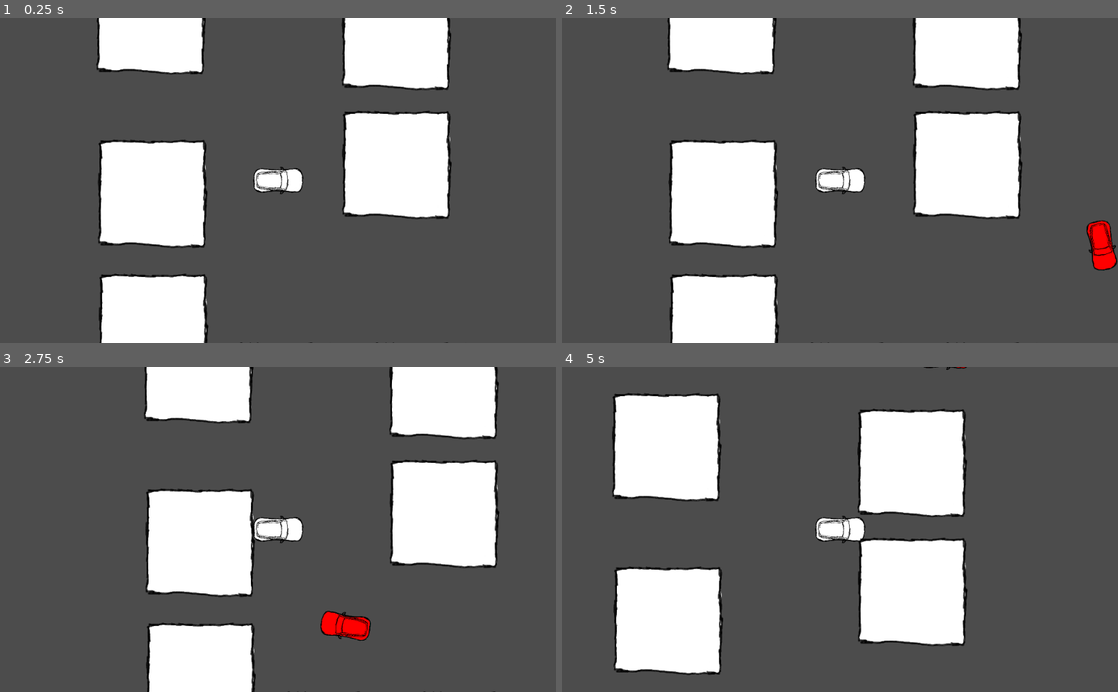
Above: before the commit, frames 1-4 (two rows, left to right).
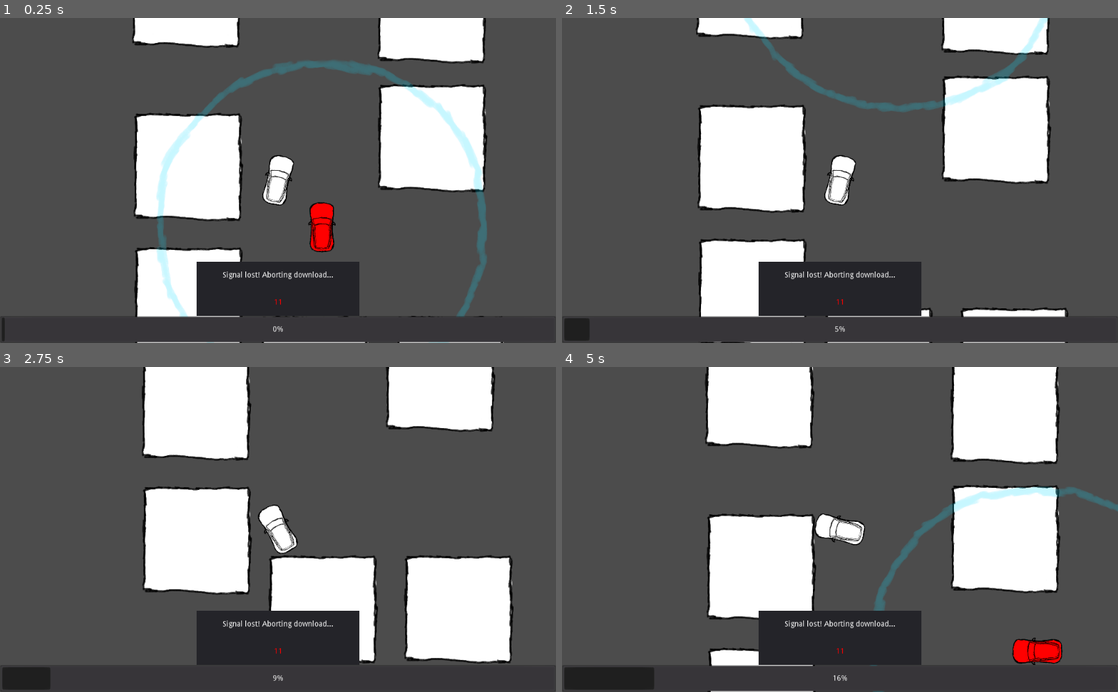
Above: after the commit, the same moments.

Repository: MilanVasko/ludum-dare-49
Game: Godot game, scene res://main.tscn
Two runs of this game, one before a commit and one after it. Both use one fixed random seed, a clock stepped at 60 frames per second and the inputs below.
Inputs:
- Up to frame 1 (0.25 s): no input
- Up to frame 2 (1.5 s): hold D (steer_right) 0.53-1.28 s; hold S (brake) from 1.28 s (still down)
- Up to frame 3 (2.75 s): release S (brake) at 2.03 s; hold D (steer_right) from 2.03 s (still down)
- Up to frame 4 (5 s): release D (steer_right) at 2.78 s; hold W (accelerate) 2.78-3.53 s; hold A (steer_left) from 3.53 s (still down)

The runs differ from the first frame. In frame 1, 31% of the frame differs, in the area x 0-100%, y 0-100%; in frame 2, 31%; in frame 3, 29%; in frame 4, 51%.

Commit message:
Add WiFi signal

Diff:
--- /dev/null
+++ b/ingame_gui/ingame_gui.gd
@@ -0,0 +1,24 @@
+extends Control
+
+onready var aborting_container := $Aborting
+onready var aborting_seconds_remaining := $Aborting/SecondsRemaining
+onready var download_progress_bar := $DownloadProgressBar
+
+func _on_download_resumed() -> void:
+	set_download_active(true)
+
+func _on_download_stopped() -> void:
+	set_download_active(false)
+
+func set_download_active(active: bool) -> void:
+	download_progress_bar.visible = true
+	download_progress_bar.modulate = Color.white if active else Color.darkgray
+	aborting_container.visible = !active
+
+func _on_abort_time_advanced(current_abort_seconds: float, _seconds_to_abort: float) -> void:
+	aborting_seconds_remaining.text = str(int(current_abort_seconds))
+	#print("_on_abort_time_advanced(" + str(current_abort_seconds) + ", " + str(seconds_to_abort) + ")")
+
+func _on_current_download_time_advanced(current_download_time_seconds: float, total_download_time_seconds: float) -> void:
+	download_progress_bar.value = (current_download_time_seconds / total_download_time_seconds) * download_progress_bar.max_value
+	#print("_on_current_download_time_advanced(" + str(current_download_time_seconds) + ", " + str(total_download_time_seconds) + ")")
--- /dev/null
+++ b/ingame_gui/ingame_gui.tscn
@@ -0,0 +1,48 @@
+[gd_scene load_steps=2 format=2]
+
+[ext_resource path="res://ingame_gui/ingame_gui.gd" type="Script" id=1]
+
+[node name="IngameGUI" type="Control" groups=[
+"download_state_subscriber",
+]]
+anchor_right = 1.0
+anchor_bottom = 1.0
+script = ExtResource( 1 )
+__meta__ = {
+"_edit_use_anchors_": false
+}
+
+[node name="Aborting" type="Panel" parent="."]
+anchor_left = 0.5
+anchor_top = 1.0
+anchor_right = 0.5
+anchor_bottom = 1.0
+margin_left = -150.0
+margin_top = -150.0
+margin_right = 150.0
+margin_bottom = -50.0
+
+[node name="Label" type="Label" parent="Aborting"]
+anchor_right = 1.0
+anchor_bottom = 0.5
+text = "Signal lost! Aborting download..."
+align = 1
+valign = 1
+
+[node name="SecondsRemaining" type="Label" parent="Aborting"]
+modulate = Color( 1, 0, 0, 1 )
+anchor_top = 0.5
+anchor_right = 1.0
+anchor_bottom = 1.0
+text = "11"
+align = 1
+valign = 1
+
+[node name="DownloadProgressBar" type="ProgressBar" parent="."]
+anchor_top = 1.0
+anchor_right = 1.0
+anchor_bottom = 1.0
+margin_top = -50.0
+__meta__ = {
+"_edit_use_anchors_": false
+}
--- a/main.tscn
+++ b/main.tscn
@@ -1,9 +1,10 @@
-[gd_scene load_steps=6 format=2]
+[gd_scene load_steps=7 format=2]
 
 [ext_resource path="res://player/player.tscn" type="PackedScene" id=1]
 [ext_resource path="res://building/building.tscn" type="PackedScene" id=2]
 [ext_resource path="res://target/target.tscn" type="PackedScene" id=3]
 [ext_resource path="res://target/path.gd" type="Script" id=4]
+[ext_resource path="res://ingame_gui/ingame_gui.tscn" type="PackedScene" id=5]
 
 [sub_resource type="Curve2D" id=1]
 _data = {
@@ -13,6 +14,8 @@
 [node name="Main" type="Node2D"]
 
 [node name="Player" parent="." instance=ExtResource( 1 )]
+position = Vector2( -327.759, 246.942 )
+rotation = -1.35451
 
 [node name="Building" parent="." instance=ExtResource( 2 )]
 position = Vector2( 1088.18, -144.741 )
@@ -41,9 +44,14 @@
 script = ExtResource( 4 )
 
 [node name="PathFollow2D" type="PathFollow2D" parent="Path2D"]
-position = Vector2( 2484.82, -2462.62 )
-rotation = 1.81086
+position = Vector2( 415.835, 727.879 )
+rotation = -3.1364
+offset = 5313.95
 lookahead = 100.0
 
 [node name="Target" parent="Path2D/PathFollow2D" instance=ExtResource( 3 )]
 rotation = 1.5708
+
+[node name="CanvasLayer" type="CanvasLayer" parent="."]
+
+[node name="IngameGUI" parent="CanvasLayer" instance=ExtResource( 5 )]
--- /dev/null
+++ b/player/phone.gd
@@ -0,0 +1,24 @@
+extends Area2D
+
+var current_download_time_seconds := 0.0
+var total_download_time_seconds = 30.0
+var current_abort_seconds = 0.0
+var seconds_to_abort = 10.0
+var about_to_abort := false
+
+func _process(delta: float) -> void:
+	if about_to_abort:
+		current_abort_seconds -= delta
+		get_tree().call_group("download_state_subscriber", "_on_abort_time_advanced", current_abort_seconds, seconds_to_abort)
+	else:
+		current_download_time_seconds += delta
+		get_tree().call_group("download_state_subscriber", "_on_current_download_time_advanced", current_download_time_seconds, total_download_time_seconds)
+
+func _on_wifi_zone_entered() -> void:
+	about_to_abort = false
+	current_abort_seconds = seconds_to_abort
+	get_tree().call_group("download_state_subscriber", "_on_download_resumed")
+
+func _on_wifi_zone_exited() -> void:
+	about_to_abort = true
+	get_tree().call_group("download_state_subscriber", "_on_download_stopped")
--- /dev/null
+++ b/player/phone.tscn
@@ -0,0 +1,14 @@
+[gd_scene load_steps=3 format=2]
+
+[ext_resource path="res://player/phone.gd" type="Script" id=1]
+
+[sub_resource type="CircleShape2D" id=1]
+radius = 20.2011
+
+[node name="Phone" type="Area2D" groups=[
+"phone",
+]]
+script = ExtResource( 1 )
+
+[node name="CollisionShape2D" type="CollisionShape2D" parent="."]
+shape = SubResource( 1 )
--- a/player/player.gd
+++ b/player/player.gd
@@ -3,7 +3,7 @@
 # credit goes to https://kidscancode.org/godot_recipes/2d/car_steering/
 
 var wheel_base: float = 200
-var steering_angle: float = 15
+var steering_angle: float = 20
 var engine_power: float = 7000
 var friction: float = -0.9
 var drag: float = -0.001
@@ -26,7 +26,7 @@
 	velocity = move_and_slide(velocity)
 
 func get_input() -> void:
-	var turn = Input.get_action_strength("steer_right") - Input.get_action_strength("steer_left")
+	var turn := Input.get_action_strength("steer_right") - Input.get_action_strength("steer_left")
 	steer_direction = turn * deg2rad(steering_angle)
 	var forward_direction := Input.get_action_strength("accelerate") - Input.get_action_strength("brake")
 	var acceleration_speed := engine_power if forward_direction > 0.0 else braking
@@ -35,19 +35,19 @@
 func apply_friction() -> void:
 	if velocity.length() < 5:
 		velocity = Vector2.ZERO
-	var friction_force = velocity * friction
-	var drag_force = velocity * velocity.length() * drag
+	var friction_force := velocity * friction
+	var drag_force := velocity * velocity.length() * drag
 	acceleration += drag_force + friction_force
 
 func calculate_steering(delta: float) -> void:
-	var rear_wheel = position - transform.x * wheel_base / 2.0
-	var front_wheel = position + transform.x * wheel_base / 2.0
+	var rear_wheel := position - transform.x * wheel_base / 2.0
+	var front_wheel := position + transform.x * wheel_base / 2.0
 	rear_wheel += velocity * delta
 	front_wheel += velocity.rotated(steer_direction) * delta
-	var traction = traction_fast if velocity.length() > slip_speed else traction_slow
+	var traction := traction_fast if velocity.length() > slip_speed else traction_slow
 
-	var new_heading = (front_wheel - rear_wheel).normalized()
-	var d = new_heading.dot(velocity.normalized())
+	var new_heading := (front_wheel - rear_wheel).normalized()
+	var d := new_heading.dot(velocity.normalized())
 	if d > 0:
 		velocity = velocity.linear_interpolate(new_heading * velocity.length(), traction * delta)
 	elif d < 0:
--- a/player/player.tscn
+++ b/player/player.tscn
@@ -1,10 +1,11 @@
-[gd_scene load_steps=4 format=2]
+[gd_scene load_steps=5 format=2]
 
 [ext_resource path="res://player/player.png" type="Texture" id=1]
 [ext_resource path="res://player/player.gd" type="Script" id=2]
+[ext_resource path="res://player/phone.tscn" type="PackedScene" id=3]
 
 [sub_resource type="CapsuleShape2D" id=1]
-radius = 100.0
+radius = 110.626
 height = 256.0
 
 [node name="Player" type="KinematicBody2D"]
@@ -22,3 +23,6 @@
 [node name="Camera2D" type="Camera2D" parent="."]
 current = true
 zoom = Vector2( 5, 5 )
+
+[node name="Phone" parent="." instance=ExtResource( 3 )]
+position = Vector2( 58.8627, -30.2723 )
--- a/project.godot
+++ b/project.godot
@@ -19,21 +19,25 @@
 steer_right={
 "deadzone": 0.5,
 "events": [ Object(InputEventKey,"resource_local_to_scene":false,"resource_name":"","device":0,"alt":false,"shift":false,"control":false,"meta":false,"command":false,"pressed":false,"scancode":68,"unicode":0,"echo":false,"script":null)
+, Object(InputEventKey,"resource_local_to_scene":false,"resource_name":"","device":0,"alt":false,"shift":false,"control":false,"meta":false,"command":false,"pressed":false,"scancode":16777233,"unicode":0,"echo":false,"script":null)
  ]
 }
 steer_left={
 "deadzone": 0.5,
 "events": [ Object(InputEventKey,"resource_local_to_scene":false,"resource_name":"","device":0,"alt":false,"shift":false,"control":false,"meta":false,"command":false,"pressed":false,"scancode":65,"unicode":0,"echo":false,"script":null)
+, Object(InputEventKey,"resource_local_to_scene":false,"resource_name":"","device":0,"alt":false,"shift":false,"control":false,"meta":false,"command":false,"pressed":false,"scancode":16777231,"unicode":0,"echo":false,"script":null)
  ]
 }
 accelerate={
 "deadzone": 0.5,
 "events": [ Object(InputEventKey,"resource_local_to_scene":false,"resource_name":"","device":0,"alt":false,"shift":false,"control":false,"meta":false,"command":false,"pressed":false,"scancode":87,"unicode":0,"echo":false,"script":null)
+, Object(InputEventKey,"resource_local_to_scene":false,"resource_name":"","device":0,"alt":false,"shift":false,"control":false,"meta":false,"command":false,"pressed":false,"scancode":16777232,"unicode":0,"echo":false,"script":null)
  ]
 }
 brake={
 "deadzone": 0.5,
 "events": [ Object(InputEventKey,"resource_local_to_scene":false,"resource_name":"","device":0,"alt":false,"shift":false,"control":false,"meta":false,"command":false,"pressed":false,"scancode":83,"unicode":0,"echo":false,"script":null)
+, Object(InputEventKey,"resource_local_to_scene":false,"resource_name":"","device":0,"alt":false,"shift":false,"control":false,"meta":false,"command":false,"pressed":false,"scancode":16777234,"unicode":0,"echo":false,"script":null)
  ]
 }
 handbrake={
--- /dev/null
+++ b/target/target.gd
@@ -0,0 +1,9 @@
+extends KinematicBody2D
+
+func _on_area_wifi_zone_entered(_area_id: int, area: Area2D, _area_shape: int, _local_shape: int) -> void:
+	if area.has_method("_on_wifi_zone_entered"):
+		area._on_wifi_zone_entered()
+
+func _on_area_wifi_zone_exited(_area_id: int, area: Area2D, _area_shape: int, _local_shape: int) -> void:
+	if area.has_method("_on_wifi_zone_exited"):
+		area._on_wifi_zone_exited()
--- a/target/target.tscn
+++ b/target/target.tscn
@@ -1,12 +1,15 @@
-[gd_scene load_steps=3 format=2]
+[gd_scene load_steps=5 format=2]
 
 [ext_resource path="res://target/target.png" type="Texture" id=1]
+[ext_resource path="res://target/target.gd" type="Script" id=2]
+[ext_resource path="res://target/wifi_zone.tscn" type="PackedScene" id=3]
 
 [sub_resource type="CapsuleShape2D" id=1]
 radius = 126.375
 height = 233.454
 
 [node name="Target" type="KinematicBody2D"]
+script = ExtResource( 2 )
 
 [node name="Sprite" type="Sprite" parent="."]
 modulate = Color( 1, 0, 0, 1 )
@@ -15,3 +18,8 @@
 [node name="CollisionShape2D" type="CollisionShape2D" parent="."]
 position = Vector2( 0, 22 )
 shape = SubResource( 1 )
+
+[node name="WifiZone" parent="." instance=ExtResource( 3 )]
+
+[connection signal="area_shape_entered" from="WifiZone" to="." method="_on_area_wifi_zone_entered"]
+[connection signal="area_shape_exited" from="WifiZone" to="." method="_on_area_wifi_zone_exited"]
--- /dev/null
+++ b/target/wifi_zone.tscn
@@ -0,0 +1,16 @@
+[gd_scene load_steps=3 format=2]
+
+[ext_resource path="res://target/wifi_zone.png" type="Texture" id=1]
+
+[sub_resource type="CircleShape2D" id=1]
+radius = 1544.39
+
+[node name="WifiZone" type="Area2D"]
+
+[node name="CollisionShape2D" type="CollisionShape2D" parent="."]
+shape = SubResource( 1 )
+
+[node name="Sprite" type="Sprite" parent="."]
+modulate = Color( 0.0705882, 0.870588, 1, 0.239216 )
+scale = Vector2( 2.989, 2.989 )
+texture = ExtResource( 1 )
Binary file added: target/wifi_zone.png
Not shown, added: target/wifi_zone.png.import
Not shown, added: target/wifi_zone.kra
